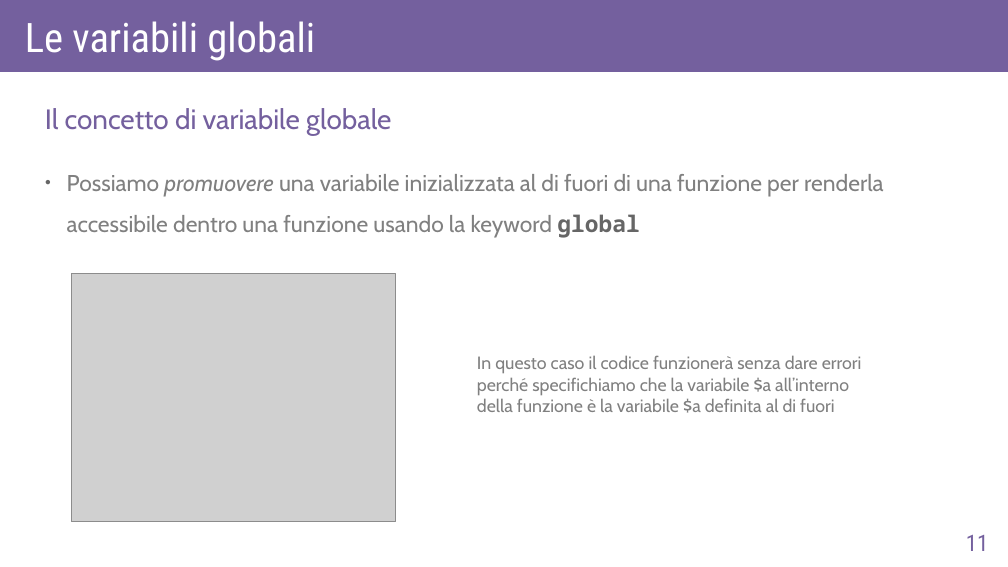
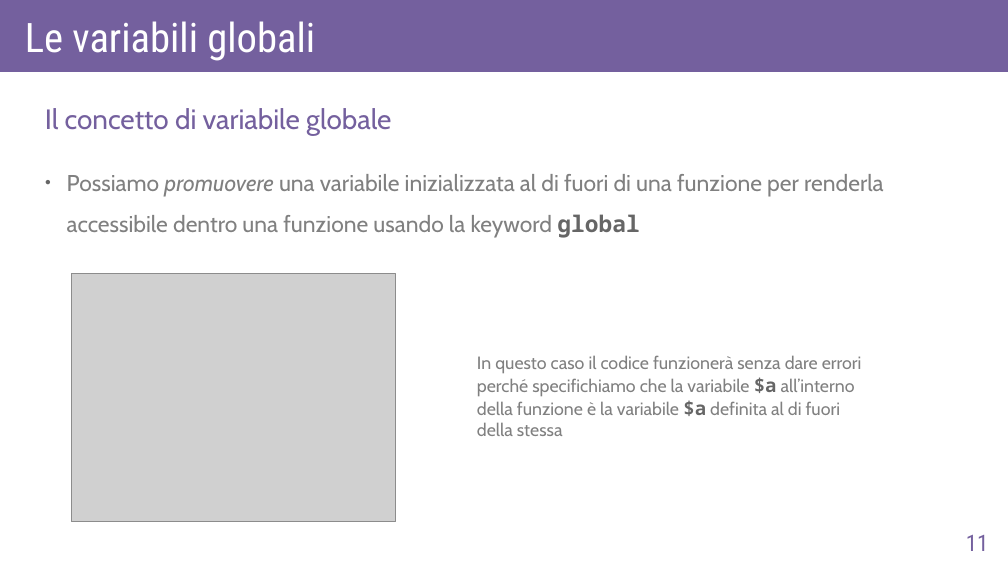
Before and after one commit to AlexF1789/corsoPHP, a slide deck: slide 11 of slide_odp/lez7.odp. Drawn at 1008x567 pixels with LibreOffice and Linux fonts; fonts in the diff are those of the drawing; grey boxes stand for pictures. Boxes give left, top, right and bottom in pixels: in the first picture for what was removed or moved away, otherwise in the second. Text is boxed around its words. In the diff, an @@ line names an element or a change of style, - is before the commit and + after.

```diff
--- a/slide_odp/lez7.odp
+++ b/slide_odp/lez7.odp
@@ text at box(477, 355, 862, 436): text changed @@
-In questo caso il codice funzionerà senza dare errori perché specifichiamo che la variabile $a all’interno della funzione è la variabile $a definita al di fuori
+In questo caso il codice funzionerà senza dare errori perché specifichiamo che la variabile $a all’interno della funzione è la variabile $a definita al di fuori della stessa
```
Also in this commit, not shown: 1 slide added, 2 other files.
